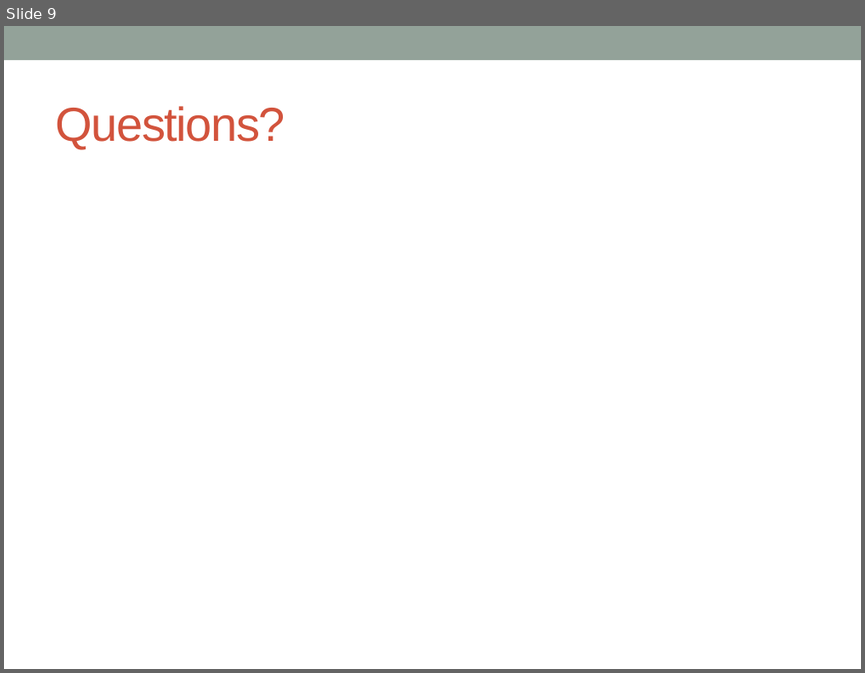
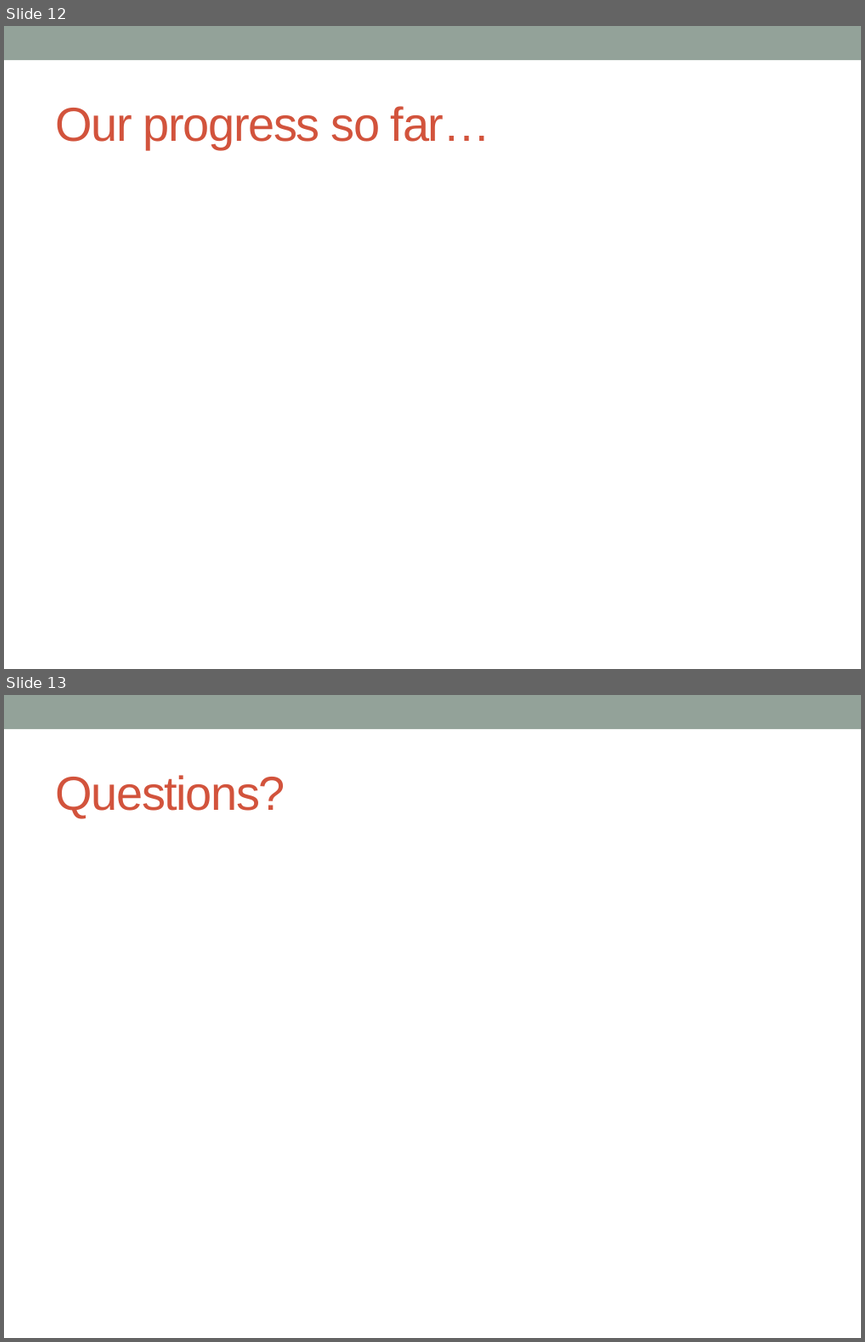
Before and after one commit to markheimann/Bayesian-ML, a slide deck: BMML_Presentation.pptx. Shown one above the other, each under a label of ours: slide 9 before the commit, slides 12 and 13 after it. The pictures are 865x673 and 865x1342 pixels, drawn with LibreOffice and Linux fonts; fonts in the diff are those of the drawing. Boxes give left, top, right and bottom in pixels: in the first picture for what was removed or moved away, otherwise in the second. Text is boxed around its words. In the diff, an @@ line names an element or a change of style, - is before the commit and + after.

```diff
--- a/BMML_Presentation.pptx
+++ b/BMML_Presentation.pptx
@@ slide 12 added at <box>4,26,861,669</box>, background #FFFFFF; not listed: 1 template element that a slide beside it also shows @@
@@ title added at <box>55,106,490,149</box>, 40 pt, text #D2533C @@
+Our progress so far…
@@ what was slide 9 is now slide 13 @@
```
Also in this commit, not shown: 7 slides changed, 3 other slides added.
